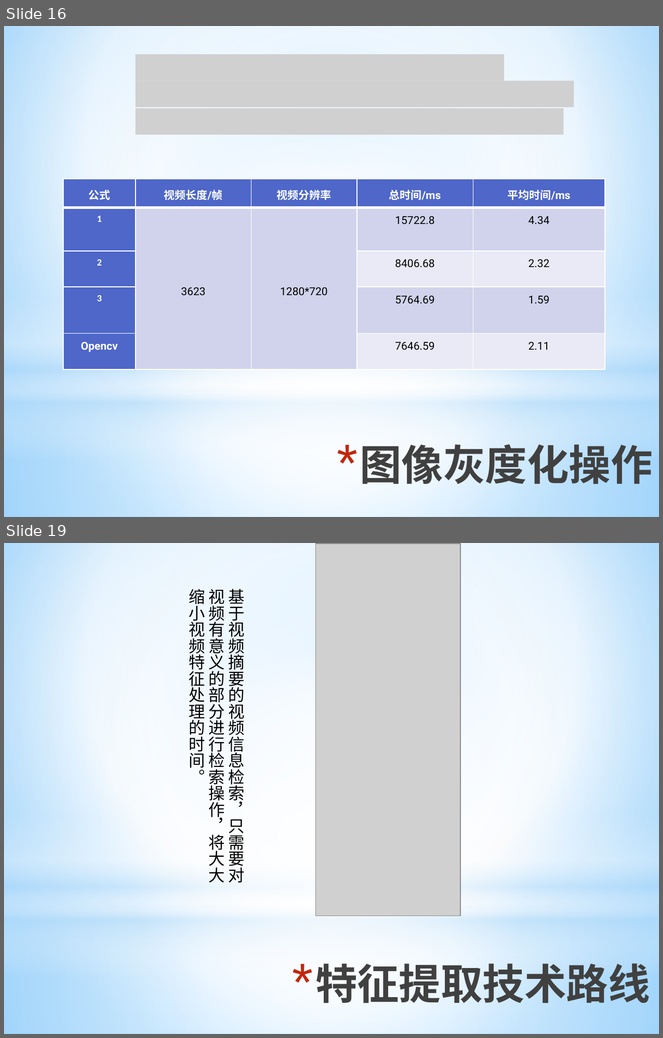
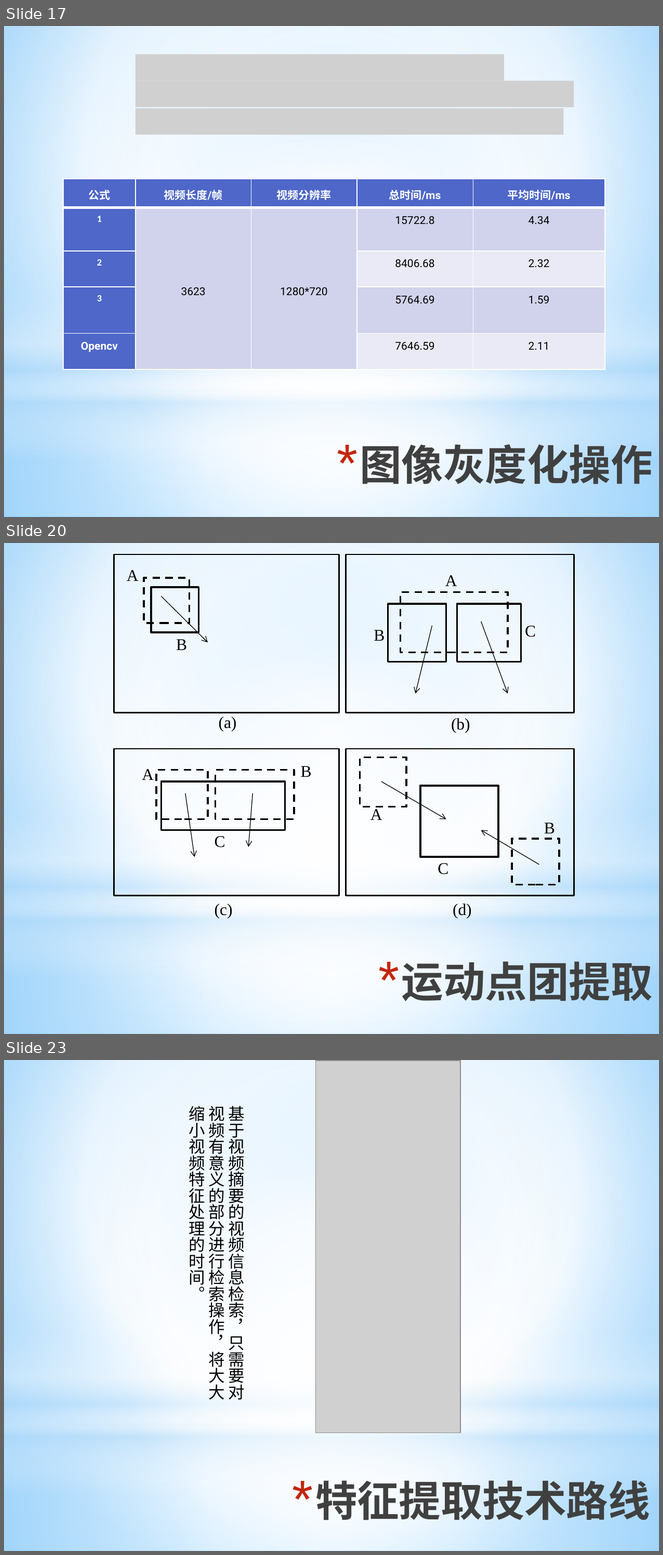
Before and after one commit to ronnyMakhuddin/motion-detect-tiqu, a slide deck: 研究生毕业设计/文档管理/预答辩/毕业设计预答辩.pptx. Shown one above the other, each under a label of ours: slides 16 and 19 before the commit, slides 17, 20 and 23 after it; the slides between them are not shown. The pictures are 663x1038 and 663x1555 pixels, drawn with LibreOffice and Linux fonts; fonts in the diff are those of the drawing; grey boxes stand for pictures. Boxes give left, top, right and bottom in pixels: in the first picture for what was removed or moved away, otherwise in the second. Text is boxed around its words. In the diff, an @@ line names an element or a change of style, - is before the commit and + after.

```diff
--- a/研究生毕业设计/文档管理/预答辩/毕业设计预答辩.pptx
+++ b/研究生毕业设计/文档管理/预答辩/毕业设计预答辩.pptx
@@ slide 20 added at (x1=4, y1=543, x2=659, y2=1034), background gradient #9ED5FF to #FFFFFF to #5BB9FF; not listed: 4 template elements that a slide beside it also shows @@
@@ group added at (x1=114, y1=554, x2=574, y2=918): 15 rectangles, 15 texts, 7 arrows @@
+(a)
+(b)
+(c)
+(d)
+A
+B
+A
+B
+C
+A
+B
+C
+A
+B
+C
@@ title added at (x1=402, y1=955, x2=653, y2=1008), 46 pt, text gradient #000000 to #404040 to #212745, bold @@
+* 运动点团提取
@@ what was slide 16 is now slide 17 @@
@@ what was slide 19 is now slide 23 @@
```
Also in this commit, not shown: 3 slides changed, 3 other slides added, 1 slide removed, 2 other files.
